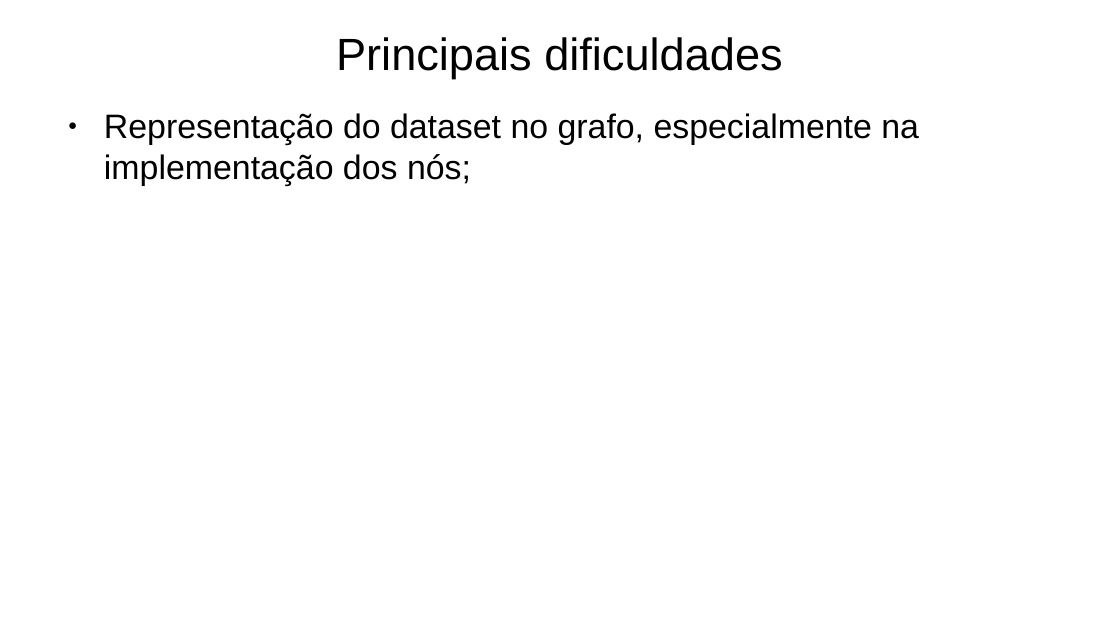
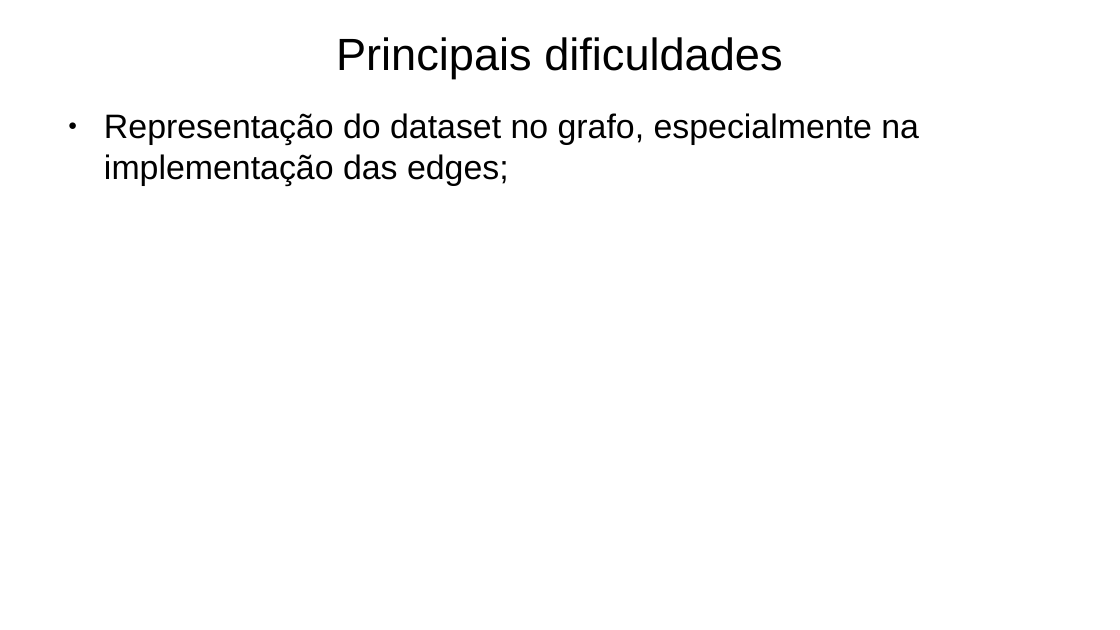
Before and after one commit to Naapperas/feup-aed-proj2, a slide deck: slide 14 of Apresentação.pptx. Drawn at 1120x630 pixels with LibreOffice and Linux fonts; fonts in the diff are those of the drawing. Boxes give left, top, right and bottom in pixels: in the first picture for what was removed or moved away, otherwise in the second. Text is boxed around its words. In the diff, an @@ line names an element or a change of style, - is before the commit and + after.

```diff
--- a/Apresentação.pptx
+++ b/Apresentação.pptx
@@ text at (104, 113, 919, 186): text changed @@
-● Representação do dataset no grafo, especialmente na implementação dos nós;
+● Representação do dataset no grafo, especialmente na implementação das edges;
```
Also in this commit, not shown: 7 other slides changed, 2 slides added, 1 slide removed.
